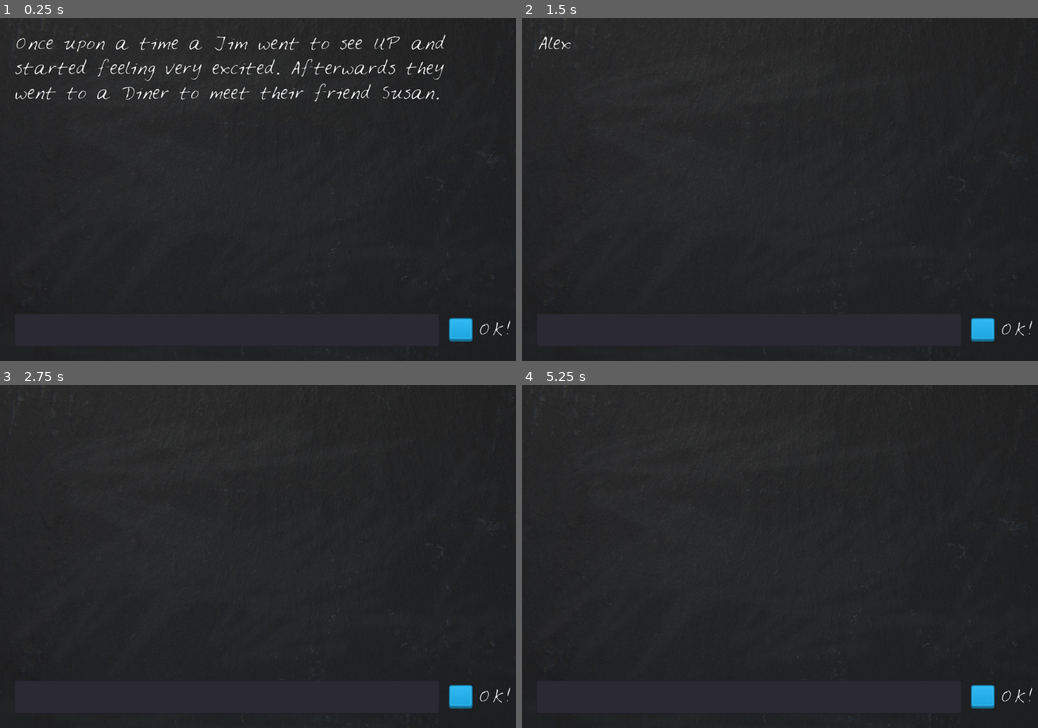
Above: before the commit, frames 1-4 (two rows, left to right).
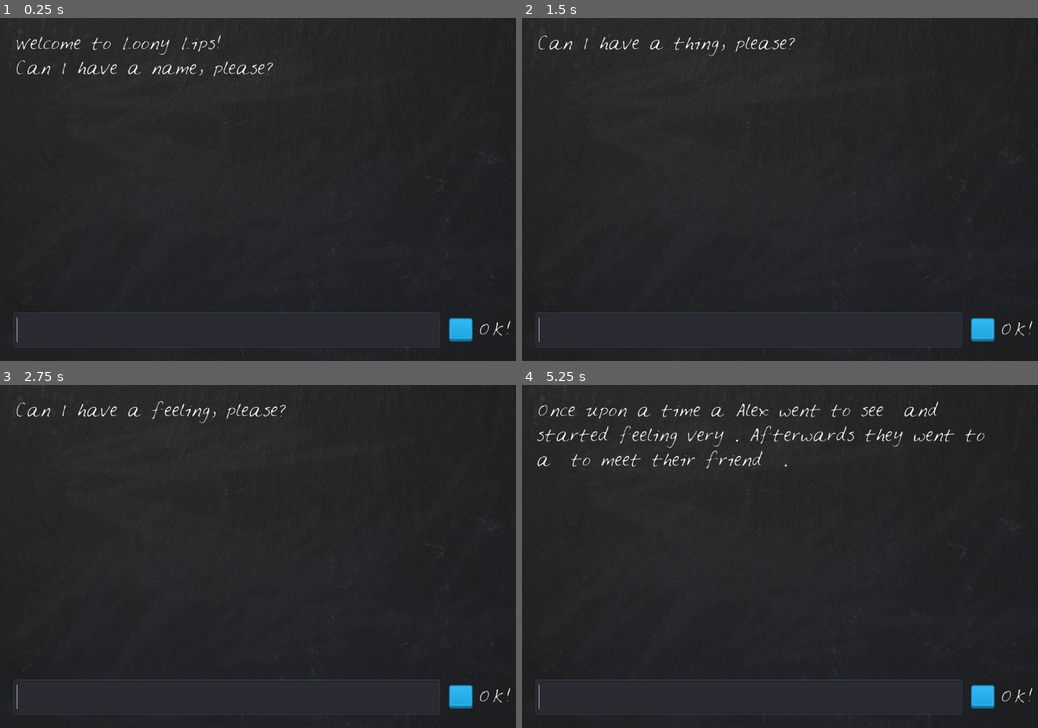
Above: after the commit, the same moments.

Repository: MeisterSoftworks/Loony_Lips
Game: Godot game, scene res://Loony_Lips.tscn
Two runs of this game, one before a commit and one after it. Both use one fixed random seed, a clock stepped at 60 frames per second and the inputs below.
Inputs (mouse positions are in pixels of both pictures, inside the frame that each line leads up to):
- Up to frame 1 (0.25 s): no input
- Up to frame 2 (1.5 s): click (749, 330) at 0.52 s; type "Alex" at 0.6 s; click "OK!" at 1.25 s
- Up to frame 3 (2.75 s): click "OK!" at 2 s
- Up to frame 4 (5.25 s): click "OK!" at 2.75 s; tap Enter at 3.5, 5 s; tap Space at 4.25 s

The runs differ from the first frame. In frame 1, 2.8% of the frame differs, in the area x 2-87%, y 4-97%; in frame 2, 0.8%; in frame 3, 0.8%; in frame 4, 2.0%.

Commit message:
[2-12] Appending Arrays and "If" conditions

Diff:
--- a/Loony Lips/LoonyLips.gd
+++ b/Loony Lips/LoonyLips.gd
@@ -1,17 +1,32 @@
 extends Node2D
 
+var player_words = [] # The number of words a player chooses
+var prompt = ["a name", "a thing", "a feeling", "a place", "another name"]
+var story = "Once upon a time a %s went to see %s and started feeling very %s. Afterwards they went to a %s to meet their friend %s."
+
 func _ready():
-	var prompt = ["Jim", "UP", "excited", "Diner", "Susan"]
-	var story = "Once upon a time a %s went to see %s and started feeling very %s. Afterwards they went to a %s to meet their friend %s."
-	#get_node("Blackboard/StoryText").text = story % prompt
-	$Blackboard/StoryText.text = story % prompt
-	$Blackboard/TextBox.text = ""
+	$Blackboard/StoryText.text = ("Welcome to Loony Lips!\nCan I have " + prompt[player_words.size()] + ", please?")
+	$Blackboard/TextBox.clear()
+	$Blackboard/TextBox.grab_focus() # Edit suggested by Keith/Udemy
 
 func _on_TextureButton_pressed():
-	var new_text = get_node("Blackboard/TextBox").text
+	var new_text = $Blackboard/TextBox.text
 	_on_TextBox_text_entered(new_text)
-
+	$Blackboard/TextBox.grab_focus()
 
 func _on_TextBox_text_entered(new_text):
-	$Blackboard/StoryText.text = new_text
-	$Blackboard/TextBox.text = ""
+	player_words.append(new_text)
+	$Blackboard/TextBox.clear()
+	check_word_length()
+
+func prompt_player():
+	$Blackboard/StoryText.text = ("Can I have " + prompt[player_words.size()] + ", please?")
+
+func check_word_length():
+	if player_words.size() == prompt.size():
+		tell_story()
+	else:
+		prompt_player()
+
+func tell_story():
+	$Blackboard/StoryText.text = story % player_words
